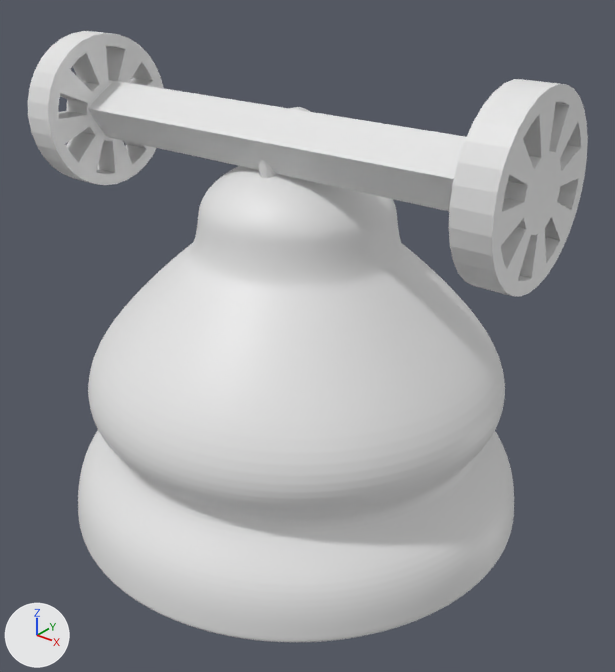
Renders of the FBX model Assets/Blender/Bell/bell.fbx from each side of a commit.
Rendered twice from a 50 mm camera at (14.04, -15.63, 11.56) aimed at (0.56, 1.23, 1.11). The lights are fixed; the arrows at lower left show +X, +Y and +Z. The first picture is the older version. Where no turn or scale is listed for an object, it has been applied to the vertices.

Objects in the first picture: 'Bell', 'BellArm', 'BellWheel' and 1 more.
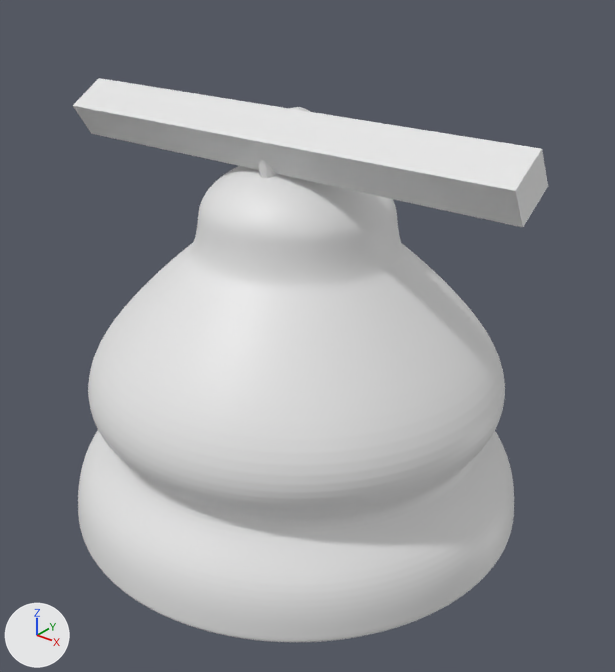
Commit message: more bell

What differs and where, as boxes (x1, y1, x2, y2) in the pictures (615 x 672 px):
'BellWheel', deleted: before (28, 31, 588, 296)

The change, as a list of edits to the scene's bpy script:
```text
Remove ob_bellwheel:
    ob_bellwheel = bpy.data.objects.new('BellWheel', me_cylinder_003)
    ob_bellwheel.location = (-6.91, 0.59, 6.58)
```
